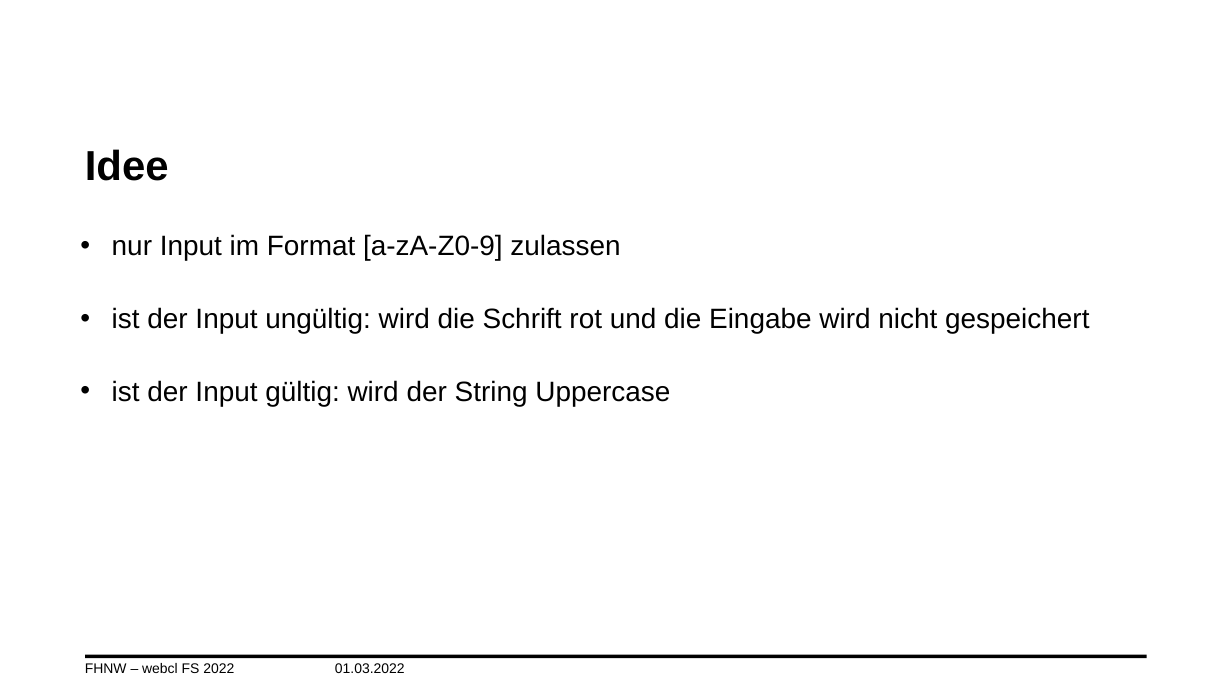
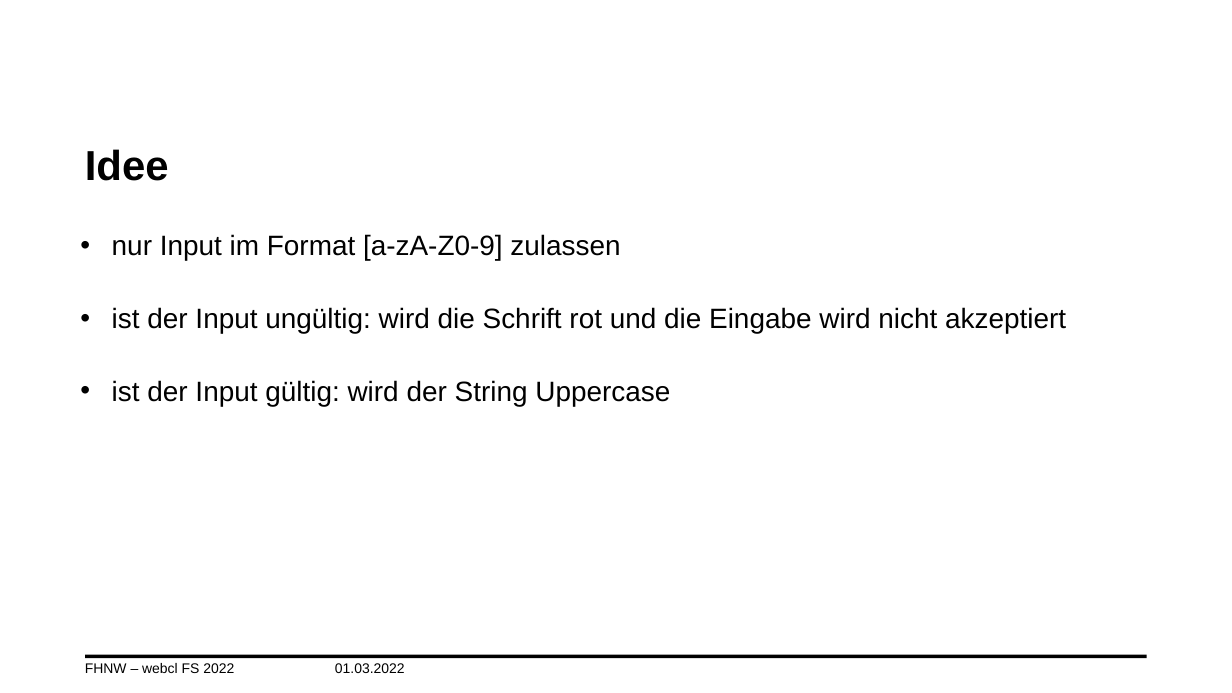
Before and after one commit to m-bug/webcl-fs22, a slide deck: slide 2 of Präsentation.pptx. Drawn at 1232x693 pixels with LibreOffice and Linux fonts; fonts in the diff are those of the drawing; background and template pictures are left out. Boxes give left, top, right and bottom in pixels: in the first picture for what was removed or moved away, otherwise in the second. Text is boxed around its words. In the diff, an @@ line names an element or a change of style, - is before the commit and + after.

```diff
--- a/Präsentation.pptx
+++ b/Präsentation.pptx
@@ text at (112,307,1066,333): text changed @@
-• ist der Input ungültig: wird die Schrift rot und die Eingabe wird nicht gespeichert
+• ist der Input ungültig: wird die Schrift rot und die Eingabe wird nicht akzeptiert
```
Also in this commit, not shown: 6 other files.
